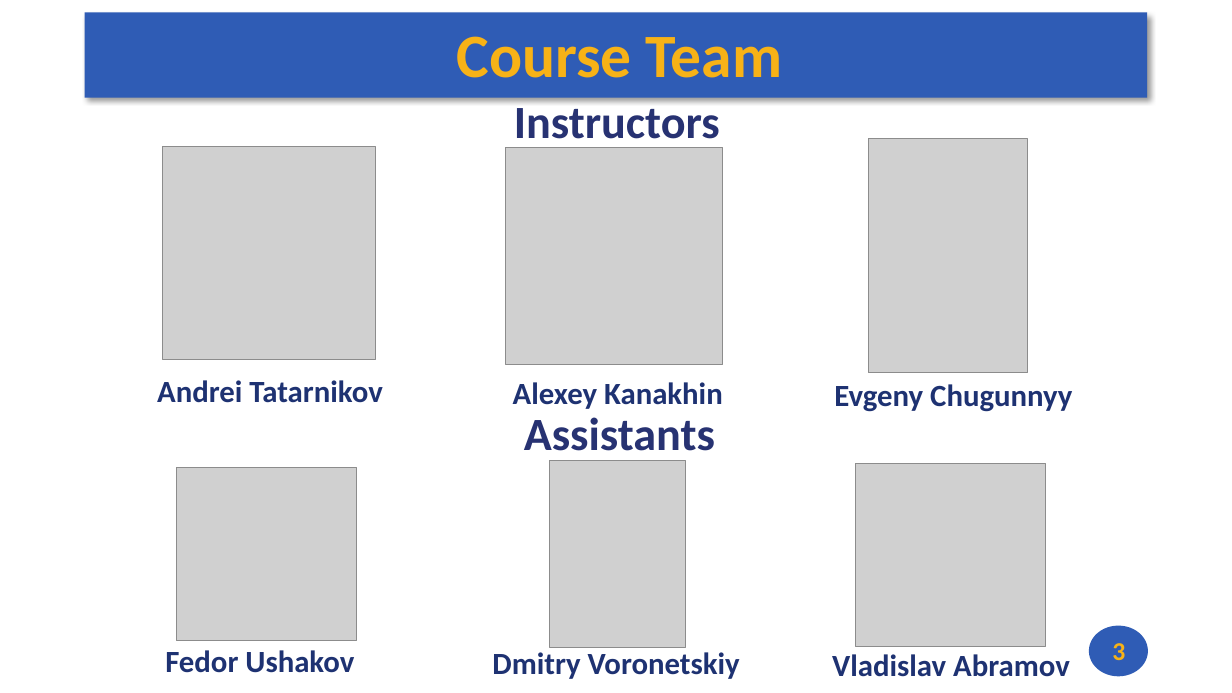
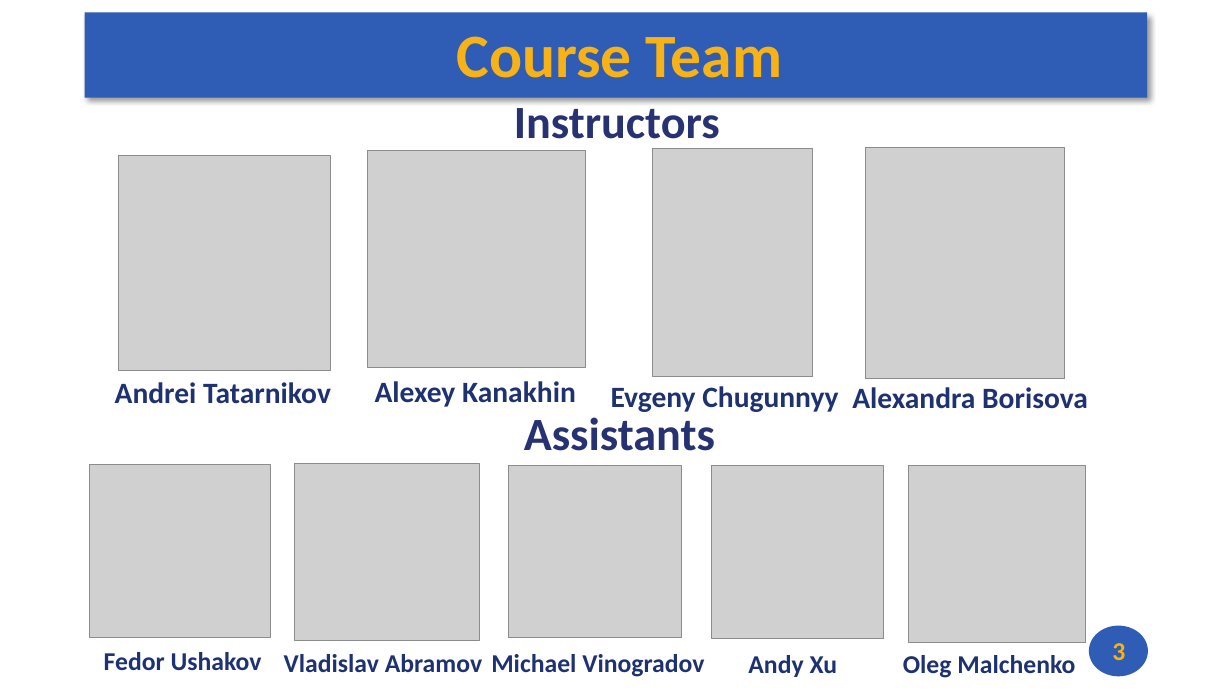
Before and after one commit to andrewt0301/hse-acos-course, a slide deck: slide 3 of docs/part1ca/01_Introduction/CA_Lecture_01.pptx. Drawn at 1232x693 pixels with LibreOffice and Linux fonts; fonts in the diff are those of the drawing; grey boxes stand for pictures. Boxes give left, top, right and bottom in pixels: in the first picture for what was removed or moved away, otherwise in the second. Text is boxed around its words. In the diff, an @@ line names an element or a change of style, - is before the commit and + after.

Commit message:
Lecture 1 updated

```diff
--- a/docs/part1ca/01_Introduction/CA_Lecture_01.pptx
+++ b/docs/part1ca/01_Introduction/CA_Lecture_01.pptx
@@ picture resized from (x1=868, y1=139, x2=1028, y2=372) to (x1=653, y1=148, x2=813, y2=377) @@
@@ picture added at (x1=865, y1=148, x2=1065, y2=379) @@
@@ picture moved from (x1=163, y1=147, x2=375, y2=360) to (x1=119, y1=155, x2=331, y2=371) @@
@@ picture moved from (x1=506, y1=147, x2=723, y2=364) to (x1=368, y1=151, x2=585, y2=368) @@
@@ text "Alexey Kanakhin" moved from (x1=513, y1=382, x2=723, y2=409) to (x1=375, y1=381, x2=576, y2=407) @@
@@ size 24 to 23 pt in 3 elements at (x1=375, y1=381, x2=576, y2=407), (x1=611, y1=386, x2=838, y2=412), (x1=115, y1=382, x2=331, y2=404) @@
@@ text "Andrei Tatarnikov" moved from (x1=144, y1=359, x2=389, y2=422) to (x1=115, y1=382, x2=331, y2=404) @@
@@ text "Evgeny Chugunnyy" moved from (x1=834, y1=384, x2=1072, y2=412) to (x1=611, y1=386, x2=838, y2=412) @@
@@ text added at (x1=852, y1=387, x2=1088, y2=409), 23 pt, text #1E3272, bold @@
+Alexandra Borisova
@@ picture moved from (x1=177, y1=467, x2=358, y2=640) to (x1=90, y1=464, x2=271, y2=638) @@
@@ picture resized from (x1=856, y1=464, x2=1046, y2=647) to (x1=295, y1=464, x2=480, y2=641) @@
@@ picture resized from (x1=550, y1=461, x2=687, y2=648) to (x1=509, y1=465, x2=682, y2=638) @@
@@ picture added at (x1=712, y1=466, x2=884, y2=639) @@
@@ picture added at (x1=909, y1=466, x2=1086, y2=642) @@
@@ text "Fedor Ushakov" moved from (x1=134, y1=638, x2=379, y2=683) to (x1=104, y1=652, x2=262, y2=670) @@
@@ text "Fedor Ushakov" at (x1=104, y1=652, x2=262, y2=670): size 24 to 20 pt; fill #FFFFFF to none @@
@@ text "Vladislav Abramov" moved from (x1=832, y1=654, x2=1070, y2=677) to (x1=284, y1=654, x2=482, y2=672) @@
@@ text "Vladislav Abramov" at (x1=284, y1=654, x2=482, y2=672): size 24 to 20 pt @@
@@ text at (x1=491, y1=654, x2=704, y2=677): text changed; size 24 to 20 pt @@
-Dmitry Voronetskiy
+Michael Vinogradov
@@ text added at (x1=748, y1=655, x2=838, y2=677), 20 pt, text #1E3272, bold @@
+Andy Xu
@@ text added at (x1=903, y1=655, x2=1075, y2=678), 20 pt, text #1E3272, bold @@
+Oleg Malchenko
```
Also in this commit, not shown: 1 other file.
